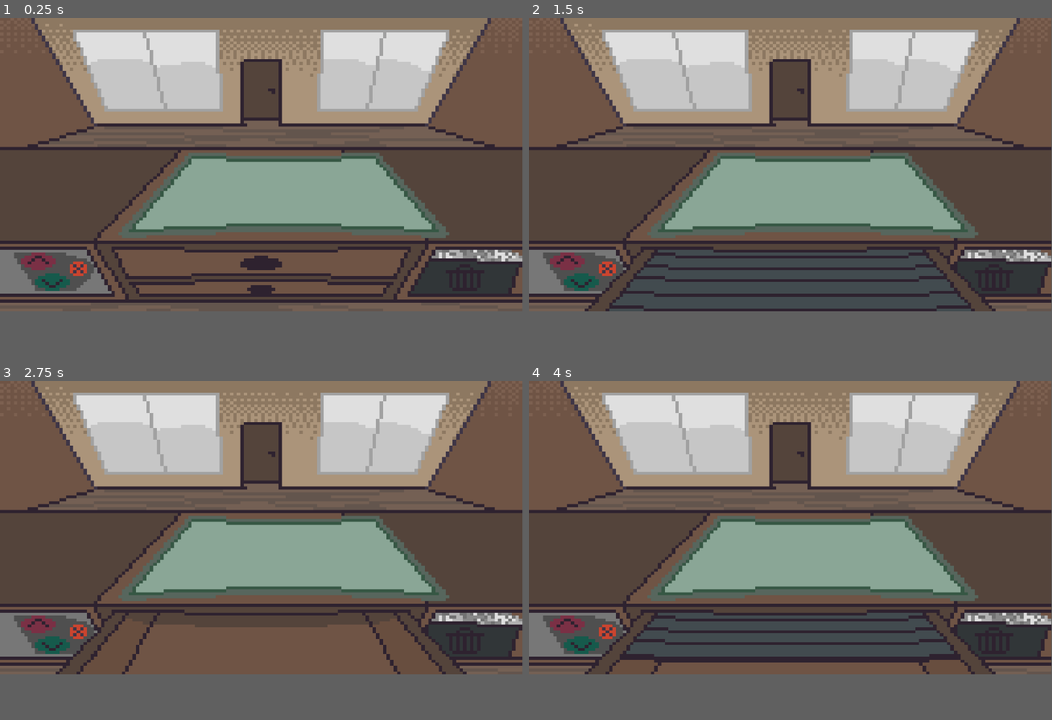
Above: before the commit, frames 1-4 (two rows, left to right).
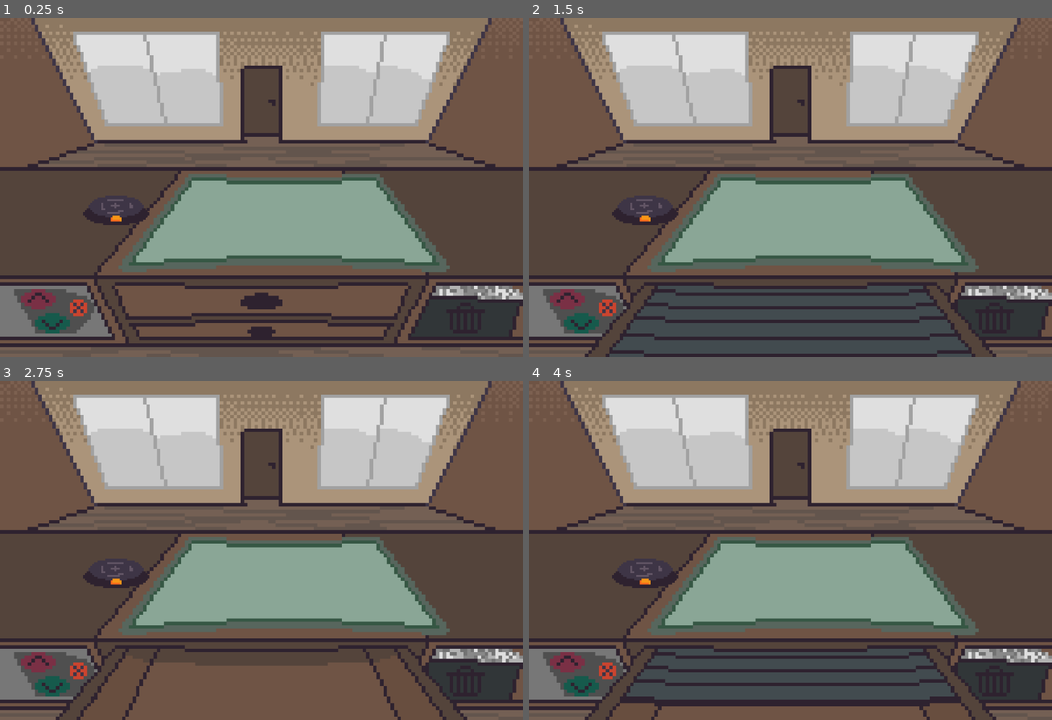
Above: after the commit, the same moments.

Repository: gabl18/GAMEDEVTVJam2025
Game: Godot game, scene res://main.tscn
Same seed, same stepped clock (60 frames per second), same inputs: the game is played once before the commit and once after it.
Inputs (mouse positions are in pixels of both pictures, inside the frame that each line leads up to):
- Up to frame 1 (0.25 s): no input
- Up to frame 2 (1.5 s): click (790, 272) at 0.5 s; click (565, 262) at 1.25 s
- Up to frame 3 (2.75 s): click (52, 645) at 2 s
- Up to frame 4 (4 s): click (565, 625) at 2.75 s; click (581, 645) at 3.5 s
In our replay, the window is 799x449 before the commit and 800x519 after it. These sizes can differ from the game's own. Grey fills any space a smaller window leaves; there, only what the larger window draws over its background counts as a difference.

The runs differ from the first frame. In frame 1, 46% of the frame differs, in the area x 0-100%, y 0-100%; in frame 2, 43%; in frame 3, 42%; in frame 4, 48%.

Commit message:
Object movement

Diff:
--- /dev/null
+++ b/gamedevtvjam/UI/drawer_grid.gd
@@ -0,0 +1,3 @@
+extends Control
+
+@export var Grid: Array[CenterContainer]
--- a/gamedevtvjam/UI/texture_rect.gd
+++ b/gamedevtvjam/UI/texture_rect.gd
@@ -6,7 +6,10 @@
 @onready var button_drawer_close: = $Button_Drawer_Close
 @onready var animation_player: AnimationPlayer = $"AnimationPlayer"
 
-var drawer_is_open := false
+var drawer_is_open := false:
+	set(value):
+		drawer_is_open = value
+		$Off_Table_Area2d/Drawer_Close_Poly.disabled = value
 var layerindex := 0
 var drawer_button_cooldown = false
 var cover_button_cooldown = false
--- a/gamedevtvjam/main.tscn
+++ b/gamedevtvjam/main.tscn
@@ -1,8 +1,14 @@
-[gd_scene load_steps=10 format=3 uid="uid://bkc51s3m5kq0b"]
+[gd_scene load_steps=17 format=3 uid="uid://bkc51s3m5kq0b"]
 
 [ext_resource type="Texture2D" uid="uid://d1dfmber6ydek" path="res://Assets/Art/main_scene_sheet.png" id="1_ig7tw"]
 [ext_resource type="Script" uid="uid://cq6v4aavnaov8" path="res://UI/texture_rect.gd" id="2_0xm2m"]
 [ext_resource type="Texture2D" uid="uid://dqqi5n6c7p3dw" path="res://Assets/Art/main_scene_cover_sheet.png" id="3_h2yge"]
+[ext_resource type="Script" uid="uid://ch7cm8lhlf15s" path="res://UI/drawer_grid.gd" id="3_lquwl"]
+[ext_resource type="Texture2D" uid="uid://bnv1dhcl7q278" path="res://Assets/Art/main_scene_tabeltop.png" id="5_7mycd"]
+[ext_resource type="Script" uid="uid://bj6xwwnw0n27n" path="res://other/off_table_area_2d.gd" id="6_5vw27"]
+[ext_resource type="PackedScene" uid="uid://bxmj2m0arsj5o" path="res://other/globe_part.tscn" id="6_272bh"]
+[ext_resource type="Script" uid="uid://bmpdkokienqx1" path="res://other/garbage_area_2d.gd" id="7_kek77"]
+[ext_resource type="Texture2D" uid="uid://dmg8aobqt5es8" path="res://Assets/Art/Globes/Base/Base1.png" id="8_kek77"]
 
 [sub_resource type="AtlasTexture" id="AtlasTexture_0xm2m"]
 atlas = ExtResource("1_ig7tw")
@@ -11,6 +17,35 @@
 [sub_resource type="AtlasTexture" id="AtlasTexture_1bvp3"]
 atlas = ExtResource("3_h2yge")
 region = Rect2(450, 0, 150, 100)
+
+[sub_resource type="Animation" id="Animation_lquwl"]
+resource_name = "Opening_Closing_Cover"
+length = 0.25
+step = 0.01
+tracks/0/type = "value"
+tracks/0/imported = false
+tracks/0/enabled = true
+tracks/0/path = NodePath(".:texture:region")
+tracks/0/interp = 0
+tracks/0/loop_wrap = true
+tracks/0/keys = {
+"times": PackedFloat32Array(0),
+"transitions": PackedFloat32Array(1),
+"update": 0,
+"values": [Rect2(0, 200, 150, 100)]
+}
+tracks/1/type = "value"
+tracks/1/imported = false
+tracks/1/enabled = true
+tracks/1/path = NodePath("TextureRect:texture:region")
+tracks/1/interp = 0
+tracks/1/loop_wrap = true
+tracks/1/keys = {
+"times": PackedFloat32Array(0, 0.09, 0.17, 0.25),
+"transitions": PackedFloat32Array(1, 1, 1, 1),
+"update": 0,
+"values": [Rect2(0, 0, 150, 100), Rect2(150, 0, 150, 100), Rect2(300, 0, 150, 100), Rect2(450, 0, 150, 100)]
+}
 
 [sub_resource type="Animation" id="Animation_1bvp3"]
 resource_name = "Opening_Closing_Drawer"
@@ -68,35 +103,6 @@
 "values": [Rect2(450, 0, 150, 100)]
 }
 
-[sub_resource type="Animation" id="Animation_lquwl"]
-resource_name = "Opening_Closing_Cover"
-length = 0.25
-step = 0.01
-tracks/0/type = "value"
-tracks/0/imported = false
-tracks/0/enabled = true
-tracks/0/path = NodePath(".:texture:region")
-tracks/0/interp = 0
-tracks/0/loop_wrap = true
-tracks/0/keys = {
-"times": PackedFloat32Array(0),
-"transitions": PackedFloat32Array(1),
-"update": 0,
-"values": [Rect2(0, 200, 150, 100)]
-}
-tracks/1/type = "value"
-tracks/1/imported = false
-tracks/1/enabled = true
-tracks/1/path = NodePath("TextureRect:texture:region")
-tracks/1/interp = 0
-tracks/1/loop_wrap = true
-tracks/1/keys = {
-"times": PackedFloat32Array(0, 0.09, 0.17, 0.25),
-"transitions": PackedFloat32Array(1, 1, 1, 1),
-"update": 0,
-"values": [Rect2(0, 0, 150, 100), Rect2(150, 0, 150, 100), Rect2(300, 0, 150, 100), Rect2(450, 0, 150, 100)]
-}
-
 [sub_resource type="AnimationLibrary" id="AnimationLibrary_lquwl"]
 _data = {
 &"Opening_Closing_Cover": SubResource("Animation_lquwl"),
@@ -104,9 +110,13 @@
 &"RESET": SubResource("Animation_h2yge")
 }
 
+[sub_resource type="RectangleShape2D" id="RectangleShape2D_5vw27"]
+size = Vector2(36.4835, 16.7033)
+
 [node name="Main" type="Node2D"]
 
 [node name="CanvasLayer" type="CanvasLayer" parent="."]
+layer = -1
 
 [node name="TextureRect" type="TextureRect" parent="CanvasLayer"]
 anchors_preset = 15
@@ -118,6 +128,106 @@
 texture = SubResource("AtlasTexture_0xm2m")
 script = ExtResource("2_0xm2m")
 
+[node name="Drawer_Grid" type="Control" parent="CanvasLayer/TextureRect" node_paths=PackedStringArray("Grid")]
+layout_mode = 1
+anchor_left = 0.232639
+anchor_top = 0.782407
+anchor_right = 0.772847
+anchor_bottom = 0.998728
+offset_right = -0.32
+offset_bottom = -0.176003
+script = ExtResource("3_lquwl")
+Grid = [NodePath("Control1"), NodePath("Control2"), NodePath("Control3"), NodePath("Control4"), NodePath("Control5"), NodePath("Control6"), NodePath("Control7"), NodePath("Control8")]
+metadata/_edit_use_anchors_ = true
+
+[node name="Control1" type="CenterContainer" parent="CanvasLayer/TextureRect/Drawer_Grid"]
+layout_mode = 1
+anchors_preset = -1
+anchor_left = 0.16881
+anchor_top = 0.264286
+anchor_right = 0.23281
+anchor_bottom = 0.550286
+offset_right = 0.192001
+offset_bottom = -0.0400009
+metadata/_edit_use_anchors_ = true
+
+[node name="Control2" type="CenterContainer" parent="CanvasLayer/TextureRect/Drawer_Grid"]
+layout_mode = 1
+anchors_preset = -1
+anchor_left = 0.361736
+anchor_top = 0.292857
+anchor_right = 0.425736
+anchor_bottom = 0.578857
+offset_right = 0.191986
+offset_bottom = -0.0400009
+metadata/_edit_use_anchors_ = true
+
+[node name="Control3" type="CenterContainer" parent="CanvasLayer/TextureRect/Drawer_Grid"]
+layout_mode = 1
+anchors_preset = -1
+anchor_left = 0.594855
+anchor_top = 0.278571
+anchor_right = 0.658855
+anchor_bottom = 0.564571
+offset_right = 0.191986
+offset_bottom = -0.0400009
+metadata/_edit_use_anchors_ = true
+
+[node name="Control4" type="CenterContainer" parent="CanvasLayer/TextureRect/Drawer_Grid"]
+layout_mode = 1
+anchors_preset = -1
+anchor_left = 0.771704
+anchor_top = 0.278571
+anchor_right = 0.835704
+anchor_bottom = 0.564571
+offset_right = 0.192017
+offset_bottom = -0.0400009
+metadata/_edit_use_anchors_ = true
+
+[node name="Control5" type="CenterContainer" parent="CanvasLayer/TextureRect/Drawer_Grid"]
+layout_mode = 1
+anchors_preset = -1
+anchor_left = 0.117363
+anchor_top = 0.585714
+anchor_right = 0.181363
+anchor_bottom = 0.871714
+offset_right = 0.192001
+offset_bottom = -0.0400009
+metadata/_edit_use_anchors_ = true
+
+[node name="Control6" type="CenterContainer" parent="CanvasLayer/TextureRect/Drawer_Grid"]
+layout_mode = 1
+anchors_preset = -1
+anchor_left = 0.300643
+anchor_top = 0.614286
+anchor_right = 0.364643
+anchor_bottom = 0.900286
+offset_right = 0.191986
+offset_bottom = -0.0400009
+metadata/_edit_use_anchors_ = true
+
+[node name="Control7" type="CenterContainer" parent="CanvasLayer/TextureRect/Drawer_Grid"]
+layout_mode = 1
+anchors_preset = -1
+anchor_left = 0.596463
+anchor_top = 0.621429
+anchor_right = 0.660463
+anchor_bottom = 0.907429
+offset_right = 0.191986
+offset_bottom = -0.0400009
+metadata/_edit_use_anchors_ = true
+
+[node name="Control8" type="CenterContainer" parent="CanvasLayer/TextureRect/Drawer_Grid"]
+layout_mode = 1
+anchors_preset = -1
+anchor_left = 0.836013
+anchor_top = 0.621429
+anchor_right = 0.900013
+anchor_bottom = 0.907429
+offset_right = 0.192017
+offset_bottom = -0.0400009
+metadata/_edit_use_anchors_ = true
+
 [node name="TextureRect" type="TextureRect" parent="CanvasLayer/TextureRect"]
 layout_mode = 1
 anchors_preset = 15
@@ -126,6 +236,15 @@
 grow_horizontal = 2
 grow_vertical = 2
 texture = SubResource("AtlasTexture_1bvp3")
+
+[node name="TextureRect" type="TextureRect" parent="CanvasLayer/TextureRect/TextureRect"]
+layout_mode = 1
+anchors_preset = 15
+anchor_right = 1.0
+anchor_bottom = 1.0
+grow_horizontal = 2
+grow_vertical = 2
+texture = ExtResource("5_7mycd")
 
 [node name="Button_Drawer_Open" type="TextureButton" parent="CanvasLayer/TextureRect"]
 layout_mode = 1
@@ -187,7 +306,58 @@
 &"": SubResource("AnimationLibrary_lquwl")
 }
 
+[node name="Off_Table_Area2d" type="Area2D" parent="CanvasLayer/TextureRect"]
+script = ExtResource("6_5vw27")
+
+[node name="Drawer_Close_Poly" type="CollisionPolygon2D" parent="CanvasLayer/TextureRect/Off_Table_Area2d"]
+polygon = PackedVector2Array(77, 771, 231, 585, 915, 589, 948, 771)
+
+[node name="Always_Poly" type="CollisionPolygon2D" parent="CanvasLayer/TextureRect/Off_Table_Area2d"]
+polygon = PackedVector2Array(-15, 308, 1203, 316, 1209, -28, -50, -22, -76, 840, 90, 844, 1400, 923, 1231, 275, 1183, 320, 1177, 551, 1258, 868, 947, 772, 86, 767, 233, 583, -22, 590)
+
+[node name="Table_Area2D" type="Area2D" parent="CanvasLayer"]
+collision_layer = 2
+collision_mask = 0
+
+[node name="CollisionPolygon2D3" type="CollisionPolygon2D" parent="CanvasLayer/Table_Area2D"]
+visible = false
+polygon = PackedVector2Array(0, 329, 1, 567, 1153, 571, 1156, 328)
+
+[node name="Drawer_Area2D" type="Area2D" parent="CanvasLayer"]
+collision_layer = 4
+collision_mask = 0
+
+[node name="CollisionPolygon2D" type="CollisionPolygon2D" parent="CanvasLayer/Drawer_Area2D"]
+visible = false
+polygon = PackedVector2Array(276, 591, 870, 590, 983, 748, 173, 751)
+
+[node name="Garbage_Area2D" type="Area2D" parent="CanvasLayer"]
+collision_layer = 0
+collision_mask = 8
+script = ExtResource("7_kek77")
+
+[node name="CollisionPolygon2D" type="CollisionPolygon2D" parent="CanvasLayer/Garbage_Area2D"]
+polygon = PackedVector2Array(959, 608, 1117, 613, 1147, 708, 1008, 714)
+
+[node name="GlobePart" parent="." instance=ExtResource("6_272bh")]
+position = Vector2(256, 416)
+scale = Vector2(4.08, 4.08)
+collision_mask = 1
+input_pickable = true
+motion_mode = 1
+wall_min_slide_angle = 2.1293
+texture = ExtResource("8_kek77")
+
+[node name="CollisionShape2D" type="CollisionShape2D" parent="GlobePart"]
+visible = false
+position = Vector2(-0.219781, 2.1978)
+shape = SubResource("RectangleShape2D_5vw27")
+metadata/_edit_lock_ = true
+
 [connection signal="pressed" from="CanvasLayer/TextureRect/Button_Drawer_Open" to="CanvasLayer/TextureRect" method="_on_button_drawer_open_pressed"]
 [connection signal="pressed" from="CanvasLayer/TextureRect/Button_Drawer_Close" to="CanvasLayer/TextureRect" method="_on_button_drawer_close_pressed"]
 [connection signal="pressed" from="CanvasLayer/TextureRect/Button_Cover_Up" to="CanvasLayer/TextureRect" method="_on_button_cover_up_pressed"]
 [connection signal="pressed" from="CanvasLayer/TextureRect/Button_Cover_Down" to="CanvasLayer/TextureRect" method="_on_button_cover_down_pressed"]
+[connection signal="body_entered" from="CanvasLayer/TextureRect/Off_Table_Area2d" to="CanvasLayer/TextureRect/Off_Table_Area2d" method="_on_body_entered"]
+[connection signal="body_exited" from="CanvasLayer/TextureRect/Off_Table_Area2d" to="CanvasLayer/TextureRect/Off_Table_Area2d" method="_on_body_exited"]
+[connection signal="body_entered" from="CanvasLayer/Garbage_Area2D" to="CanvasLayer/TextureRect" method="_on_garbage_area_2d_body_entered"]
--- /dev/null
+++ b/gamedevtvjam/other/garbage_area_2d.gd
@@ -0,0 +1 @@
+extends Area2D
--- /dev/null
+++ b/gamedevtvjam/other/globe_part.gd
@@ -0,0 +1,56 @@
+@tool
+extends CharacterBody2D
+class_name GlobePart
+
+enum Parts {
+	Globe,
+	Base,
+	Inside
+}
+
+@onready var sprite_2d: Sprite2D = $Sprite2D
+
+@export var texture: Texture2D:
+	set(value):
+		texture = value
+		$Sprite2D.texture = value
+
+@export var part: Parts
+
+var is_dragged := false
+var mouse_offset := Vector2.ZERO
+
+var want_dropped := false
+var dropable := true
+
+func _ready() -> void:
+	sprite_2d.texture = texture
+
+	var y = -global_position.y
+	var scale_factor = -0.005 * y + 2.0
+	scale = Vector2.ONE * scale_factor
+
+
+func _process(_delta: float) -> void:
+	if is_dragged:
+		var motion = (get_global_mouse_position() - mouse_offset - global_position)
+		move_and_collide(motion)
+
+		var y = -global_position.y
+		var scale_factor = -0.005 * y + 2.0
+		scale = Vector2.ONE * scale_factor
+
+
+func _on_input_event(_viewport: Node, event: InputEvent, _shape_idx: int) -> void:
+
+	if event is InputEventMouseButton and event.button_index == MOUSE_BUTTON_LEFT :
+
+		if event.is_pressed():
+			want_dropped = false
+			is_dragged = true
+			mouse_offset = event.global_position - global_position
+		else:
+			if dropable:
+				is_dragged = false
+			else:
+				want_dropped = true
--- /dev/null
+++ b/gamedevtvjam/other/globe_part.tscn
@@ -0,0 +1,16 @@
+[gd_scene load_steps=2 format=3 uid="uid://bxmj2m0arsj5o"]
+
+[ext_resource type="Script" uid="uid://ber8vi5342568" path="res://other/globe_part.gd" id="1_0yapt"]
+
+[node name="GlobePart" type="CharacterBody2D"]
+collision_layer = 15
+collision_mask = 0
+script = ExtResource("1_0yapt")
+
+[node name="Sprite2D" type="Sprite2D" parent="."]
+
+[node name="Timer" type="Timer" parent="."]
+wait_time = 0.2
+one_shot = true
+
+[connection signal="input_event" from="." to="." method="_on_input_event"]
--- /dev/null
+++ b/gamedevtvjam/other/off_table_area_2d.gd
@@ -0,0 +1,16 @@
+extends Area2D
+
+
+
+func _on_body_entered(body: Node2D) -> void:
+	if body is GlobePart:
+		body.modulate.a = 0.5
+		body.dropable = false
+
+
+func _on_body_exited(body: Node2D) -> void:
+	if body is GlobePart:
+		body.modulate.a = 1
+		body.dropable = true
+		if body.want_dropped:
+			body.is_dragged = false
--- a/gamedevtvjam/project.godot
+++ b/gamedevtvjam/project.godot
@@ -15,6 +15,11 @@
 config/features=PackedStringArray("4.4", "GL Compatibility")
 config/icon="res://icon.svg"
 
+[display]
+
+window/size/viewport_height=748
+window/stretch/mode="viewport"
+
 [rendering]
 
 textures/canvas_textures/default_texture_filter=3
Binary file added: gamedevtvjam/Assets/Art/Globes/Base/Base1.png
Not shown, added: gamedevtvjam/Assets/Art/Globes/Base/Base1.png.import
Binary file added: gamedevtvjam/Assets/Art/Globes/Globe/Globe1.png
Not shown, added: gamedevtvjam/Assets/Art/Globes/Globe/Globe1.png.import
Binary file added: gamedevtvjam/Assets/Art/main_scene_tabeltop.png
Not shown, added: gamedevtvjam/Assets/Art/main_scene_tabeltop.png.import
Not shown, added: gamedevtvjam/UI/drawer_grid.gd.uid
Not shown, added: gamedevtvjam/other/garbage_area_2d.gd.uid
Not shown, added: gamedevtvjam/other/globe_part.gd.uid
Not shown, added: gamedevtvjam/other/off_table_area_2d.gd.uid
